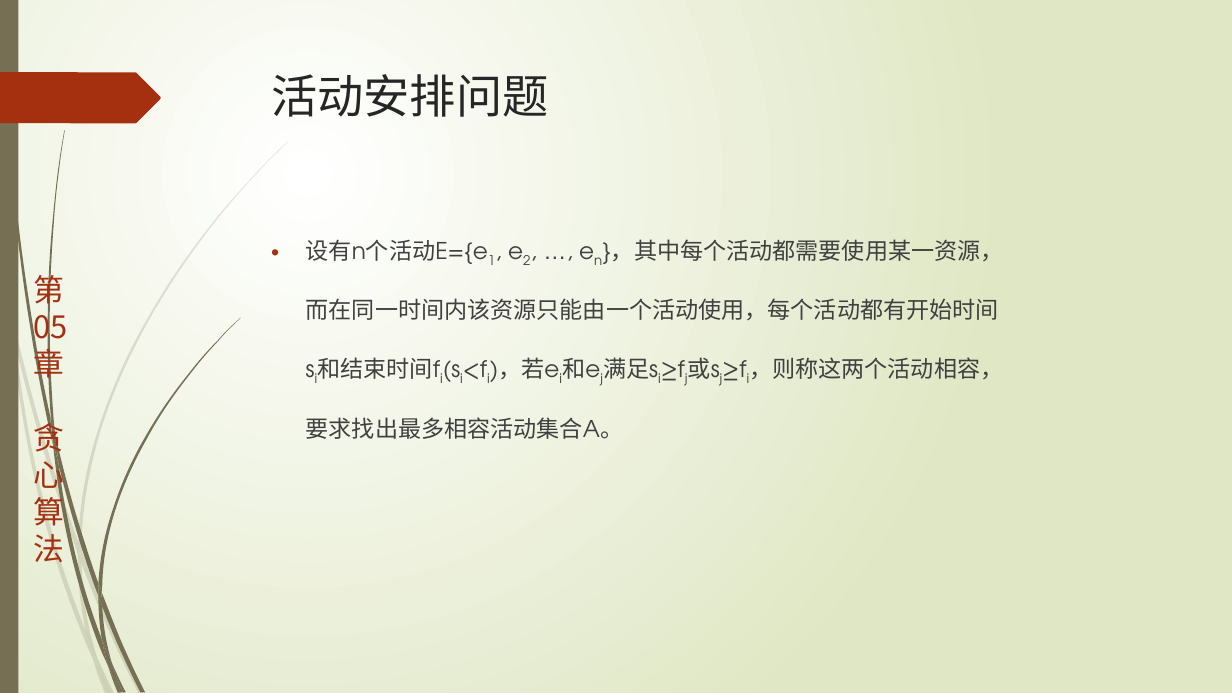
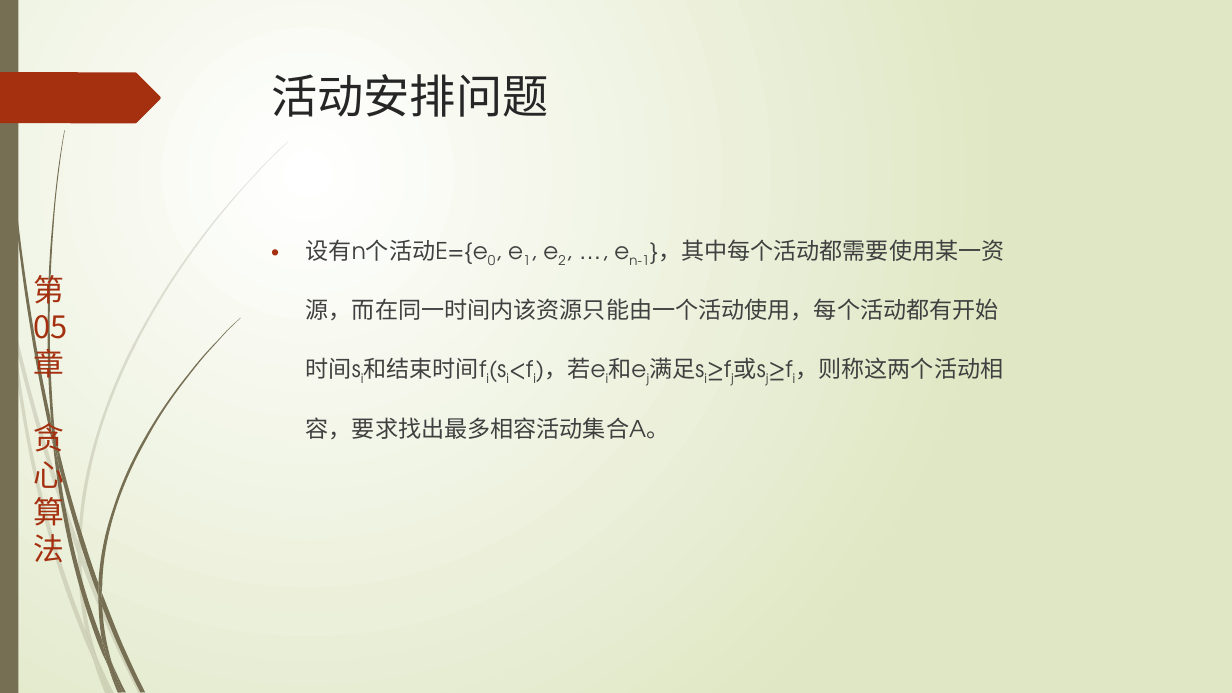
Before and after one commit to TeacherPeng/AlgorithmDesign, a slide deck: slide 5 of 教案/第05章.贪心算法.pptx (slide 3 before the commit). Drawn at 1232x693 pixels with LibreOffice and Linux fonts; fonts in the diff are those of the drawing. Boxes give left, top, right and bottom in pixels: in the first picture for what was removed or moved away, otherwise in the second. Text is boxed around its words. In the diff, an @@ line names an element or a change of style, - is before the commit and + after.

```diff
--- a/教案/第05章.贪心算法.pptx
+++ b/教案/第05章.贪心算法.pptx
@@ text at [306,239,1005,439]: text changed @@
-• 设有n个活动E={e1, e2, …, en}，其中每个活动都需要使用某一资源，而在同一时间内该资源只能由一个活动使用，每个活动都有开始时间si和结束时间fi(si<fi)，若ei和ej满足si≥fj或sj≥fi，则称这两个活动相容，要求找出最多相容活动集合A。
+• 设有n个活动E={e0, e1, e2, …, en-1}，其中每个活动都需要使用某一资源，而在同一时间内该资源只能由一个活动使用，每个活动都有开始时间si和结束时间fi(si<fi)，若ei和ej满足si≥fj或sj≥fi，则称这两个活动相容，要求找出最多相容活动集合A。
```
Also in this commit, not shown: 7 other slides changed, 1 slide added, 8 other files.
